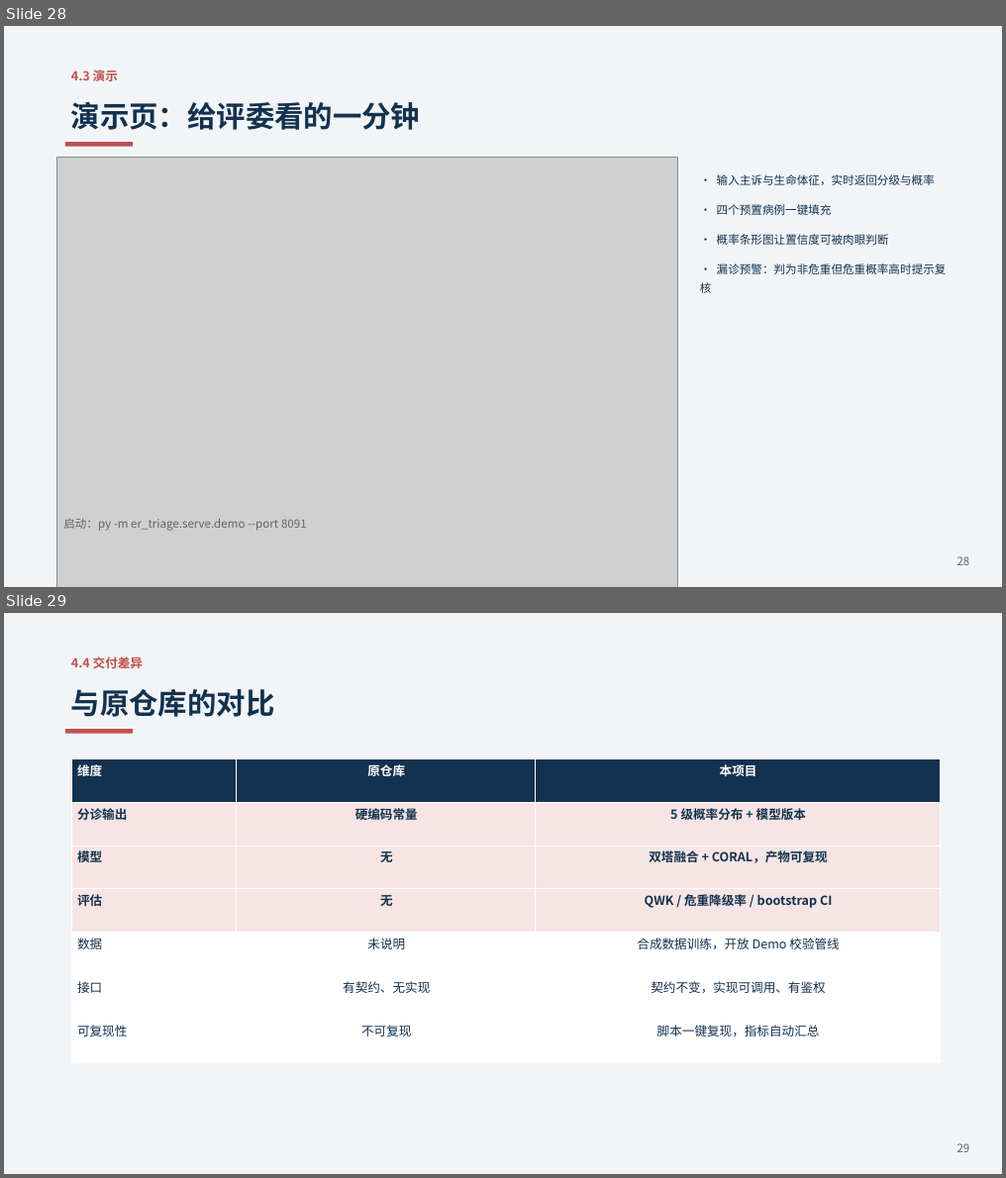
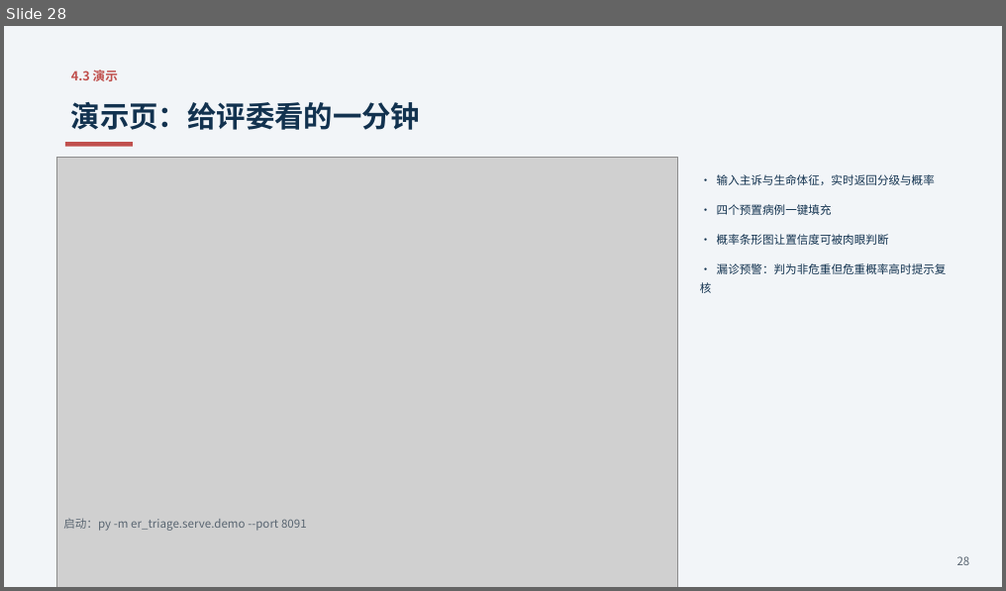
Before and after one commit to czx352/emergency-triage, a slide deck: docs/答辩.pptx. Shown one above the other, each under a label of ours: slides 28 and 29 before the commit, slide 28 after it. The pictures are 1006x1178 and 1006x591 pixels, drawn with LibreOffice and Linux fonts; fonts in the diff are those of the drawing; grey boxes stand for pictures. Boxes give left, top, right and bottom in pixels: in the first picture for what was removed or moved away, otherwise in the second. Text is boxed around its words. In the diff, an @@ line names an element or a change of style, - is before the commit and + after.

Commit message:
重写选题背景，按独立课题表述
- 报告/PPT 的问题来源改为"分诊依赖经验、缺少可量化基线"，不再引用外部项目
- 第 5.3 节由"与原项目对比"改为"异常路径与可用性"表，内容为实测返回码
- 同步更新 README、报告大纲与模块 docstring

```diff
--- a/docs/答辩.pptx
+++ b/docs/答辩.pptx
@@ slide 29 removed at bbox=[4, 613, 1002, 1174], background #FFFFFF @@
@@ rectangle removed at bbox=[4, 613, 1002, 1174] @@
@@ text removed at bbox=[71, 657, 143, 668] @@
-4.4 交付差异
@@ text removed at bbox=[71, 689, 275, 717] @@
-与原仓库的对比
@@ rectangle removed at bbox=[65, 729, 133, 734] @@
@@ table removed at bbox=[71, 759, 940, 1062], 7 rows, 3 columns @@
-维度 | 原仓库 | 本项目
-分诊输出 | 硬编码常量 | 5 级概率分布 + 模型版本
-模型 | 无 | 双塔融合 + CORAL，产物可复现
-评估 | 无 | QWK / 危重降级率 / bootstrap CI
-数据 | 未说明 | 合成数据训练，开放 Demo 校验管线
-接口 | 有契约、无实现 | 契约不变，实现可调用、有鉴权
-可复现性 | 不可复现 | 脚本一键复现，指标自动汇总
@@ text removed at bbox=[957, 1144, 970, 1153] @@
-29
```
Also in this commit, not shown: 1 slide changed, 2 slides added, 1 other slide removed, 9 other files.
